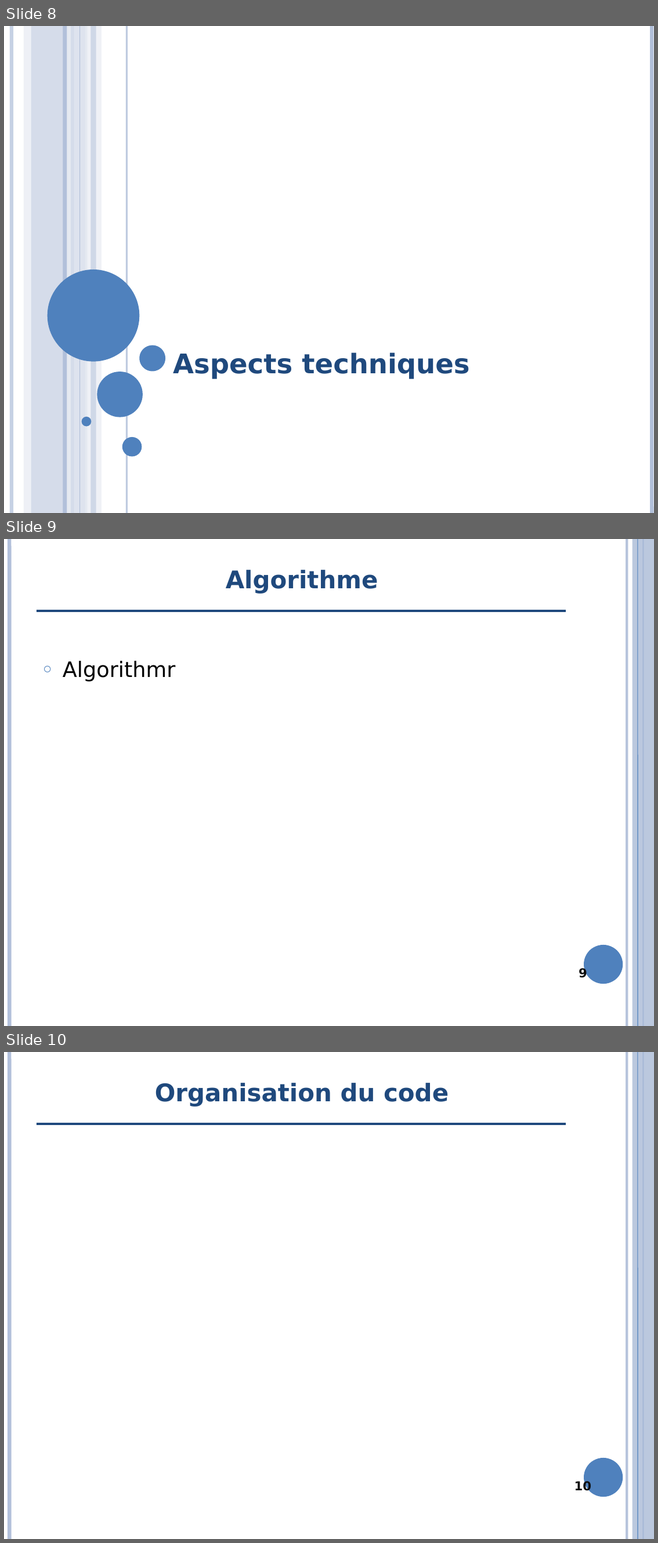
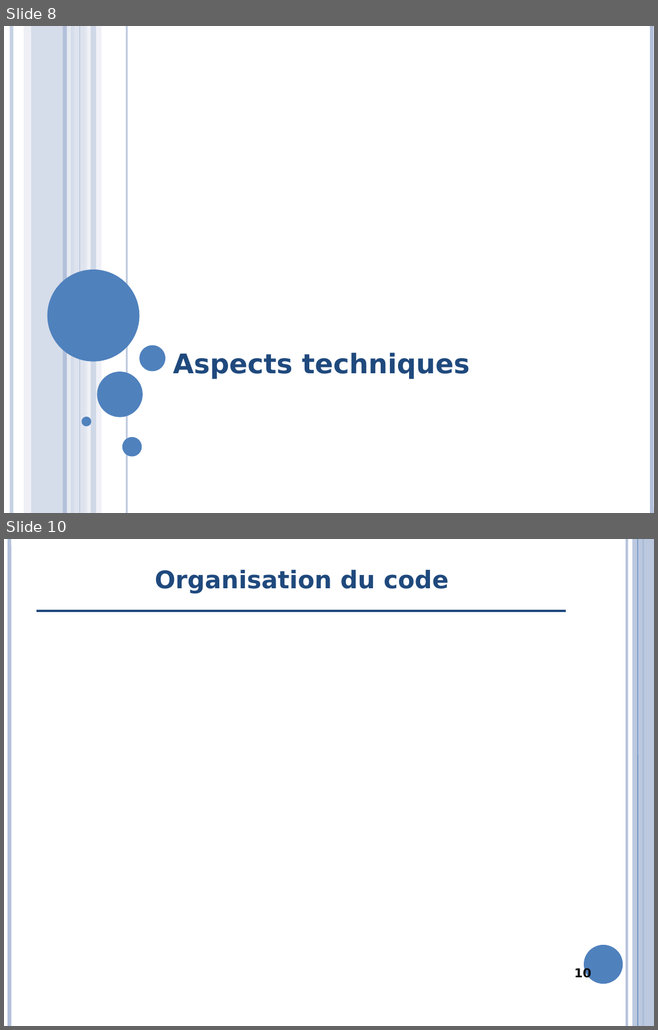
Before and after one commit to clemousse/megafi, a slide deck: doc/presentation.pptx. Shown one above the other, each under a label of ours: slides 8, 9 and 10 before the commit, slides 8 and 10 after it; the slides between them are not shown. The pictures are 658x1543 and 658x1030 pixels, drawn with LibreOffice and Linux fonts; fonts in the diff are those of the drawing; background and template pictures are left out. Boxes give left, top, right and bottom in pixels: in the first picture for what was removed or moved away, otherwise in the second. Text is boxed around its words. In the diff, an @@ line names an element or a change of style, - is before the commit and + after.

```diff
--- a/doc/presentation.pptx
+++ b/doc/presentation.pptx
@@ slide 9 removed at <box>4,539,654,1026</box>, background #FFFFFF; not listed: 7 template elements that a slide beside it also shows @@
@@ title removed at <box>226,570,378,594</box> @@
-Algorithme
@@ text removed at <box>63,661,176,682</box> @@
-○ Algorithmr
@@ page number removed at <box>578,968,587,981</box> @@
-9
```
Also in this commit, not shown: 1 slide changed, 1 slide added, 2 other files.
